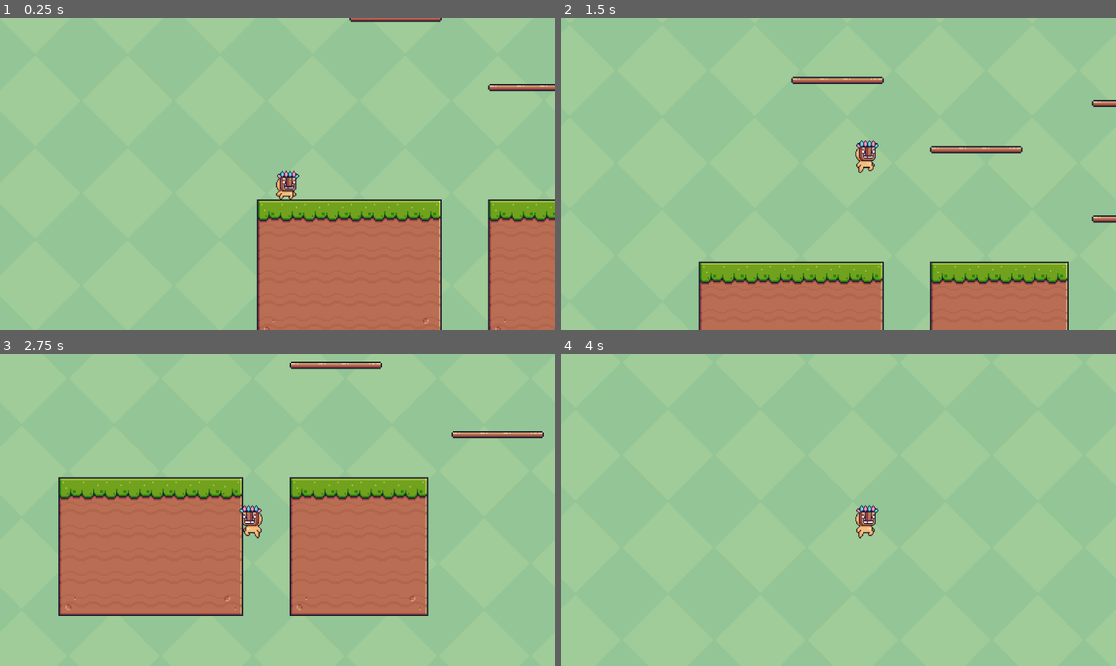
Above: before the commit, frames 1-4 (two rows, left to right).
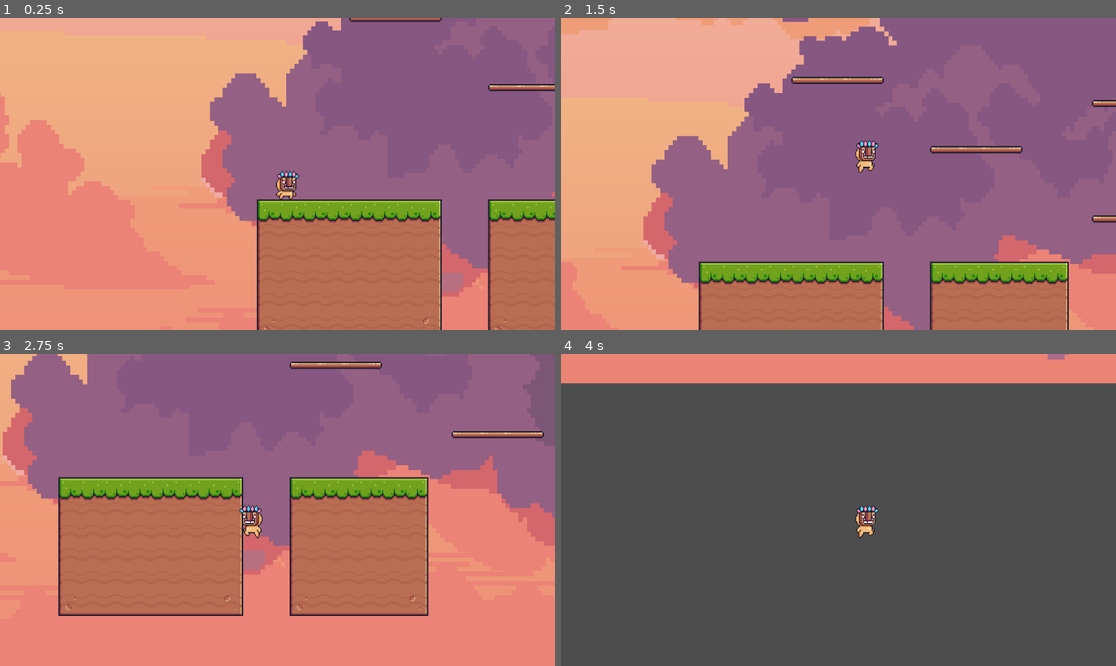
Above: after the commit, the same moments.

Repository: Dawid-Jarczok/NPG_projekt_zaliczeniowy
Game: Godot game, scene res://Scene_1.tscn
Two runs of this game, one before a commit and one after it. Both use one fixed random seed, a clock stepped at 60 frames per second and the inputs below.
Inputs:
- Up to frame 1 (0.25 s): no input
- Up to frame 2 (1.5 s): hold D (move_right) from 0.53 s (still down); tap Space (jump) at 0.77 s
- Up to frame 3 (2.75 s): tap Space (jump) at 1.52 s; release D (move_right) at 2.03 s; hold A (move_left) from 2.03 s (still down)
- Up to frame 4 (4 s): release A (move_left) at 2.78 s; hold D (move_right) from 2.78 s (still down); tap Space (jump) at 3.02, 3.77 s

The runs differ from the first frame. In frame 1, 80% of the frame differs, in the area x 0-100%, y 0-100%; in frame 2, 86%; in frame 3, 73%; in frame 4, 100%.

Commit message:
zmiana tła

Diff:
--- a/gra_projektNPG/Scene_1.tscn
+++ b/gra_projektNPG/Scene_1.tscn
@@ -1,9 +1,15 @@
-[gd_scene load_steps=42 format=3 uid="uid://cta5khhkikftn"]
-
-[ext_resource type="Texture2D" uid="uid://k8y5rpqtbru5" path="res://Background/Green.png" id="1_4kmdb"]
+[gd_scene load_steps=48 format=3 uid="uid://cta5khhkikftn"]
+
+[ext_resource type="Texture2D" uid="uid://cnsvr8oedpxtx" path="res://Background/sky/1.png" id="1_l3xtt"]
+[ext_resource type="Texture2D" uid="uid://b2j07qymh6g3o" path="res://Background/sky/2.png" id="2_66xns"]
 [ext_resource type="Texture2D" uid="uid://bn1ov4eydlbul" path="res://Terrain (16x16).png" id="2_mv8or"]
-[ext_resource type="Texture2D" uid="uid://o8a2g6ahh7k8" path="res://Background/Brown.png" id="2_sxmmx"]
+[ext_resource type="Texture2D" uid="uid://cbfh652mxixjy" path="res://Background/blue_cave/blue_L1.png" id="2_w1h0x"]
 [ext_resource type="Script" path="res://scripts/player_movement.gd" id="3_3jpsd"]
+[ext_resource type="Texture2D" uid="uid://xym4na1xictj" path="res://Background/blue_cave/blue_L2.png" id="3_87hse"]
+[ext_resource type="Texture2D" uid="uid://v3xau8fk6ih" path="res://Background/sky/3.png" id="3_wac5r"]
+[ext_resource type="Texture2D" uid="uid://d4a7b6gtg2u1m" path="res://Background/blue_cave/blue_L3.png" id="4_caw38"]
+[ext_resource type="Texture2D" uid="uid://8wg2bpj0i5io" path="res://Background/sky/4.png" id="4_trc73"]
+[ext_resource type="Texture2D" uid="uid://ddwqlhgf70mbp" path="res://Background/blue_cave/blue_L4.png" id="5_80rq6"]
 [ext_resource type="Texture2D" uid="uid://dj511m2v60foe" path="res://Idle (32x32).png" id="5_y3yg6"]
 [ext_resource type="Texture2D" uid="uid://bbcud1rmbe3et" path="res://Jump with dust_1.png" id="6_1h211"]
 [ext_resource type="Texture2D" uid="uid://dtqixuc6yyi4v" path="res://Jump (32x32).png" id="6_w0es2"]
@@ -1097,30 +1103,108 @@
 
 [node name="Node" type="Node"]
 
-[node name="Level_1" type="TextureRect" parent="."]
+[node name="Level_1_L1" type="TextureRect" parent="."]
 texture_filter = 1
 anchors_preset = 15
 anchor_right = 1.0
 anchor_bottom = 1.0
-offset_left = -844.0
-offset_top = -1693.0
-offset_right = 1289.0
-offset_bottom = -319.0
+offset_left = -654.0
+offset_top = -2028.0
+offset_right = -132.0
+offset_bottom = -1622.0
 grow_horizontal = 2
 grow_vertical = 2
 scale = Vector2(3, 3)
-texture = ExtResource("1_4kmdb")
-stretch_mode = 1
-
-[node name="Level_2" type="TextureRect" parent="."]
-texture_filter = 1
-offset_left = 2111.0
+texture = ExtResource("1_l3xtt")
+expand_mode = 1
+
+[node name="Level_1_L2" type="TextureRect" parent="."]
+texture_filter = 1
+offset_left = -682.0
+offset_top = -2072.0
+offset_right = 4368.0
+offset_bottom = 1134.0
+texture = ExtResource("2_66xns")
+
+[node name="Level_1_L3" type="TextureRect" parent="."]
+texture_filter = 1
+offset_left = -678.0
+offset_top = -2041.0
+offset_right = 4368.0
+offset_bottom = 1134.0
+texture = ExtResource("3_wac5r")
+
+[node name="Level_1_L4" type="TextureRect" parent="."]
+texture_filter = 1
+offset_left = -685.0
+offset_top = -2061.0
+offset_right = 4368.0
+offset_bottom = 1134.0
+texture = ExtResource("4_trc73")
+
+[node name="Level_2_L1" type="TextureRect" parent="."]
+texture_filter = 1
+offset_left = 3502.0
 offset_top = 287.0
-offset_right = 8513.0
-offset_bottom = 2584.0
-scale = Vector2(3, 3)
-texture = ExtResource("2_sxmmx")
-stretch_mode = 1
+offset_right = 7488.0
+offset_bottom = 1844.0
+texture = ExtResource("2_w1h0x")
+
+[node name="Level_2_L2" type="TextureRect" parent="."]
+texture_filter = 1
+offset_left = 3509.0
+offset_top = 297.0
+offset_right = 7497.0
+offset_bottom = 1855.0
+texture = ExtResource("3_87hse")
+
+[node name="Level_2_L3" type="TextureRect" parent="."]
+texture_filter = 1
+offset_left = 3500.0
+offset_top = 288.0
+offset_right = 7517.0
+offset_bottom = 1857.0
+texture = ExtResource("4_caw38")
+
+[node name="Level_2_L4" type="TextureRect" parent="."]
+texture_filter = 1
+offset_left = 3503.0
+offset_top = 296.0
+offset_right = 7522.0
+offset_bottom = 1866.0
+texture = ExtResource("5_80rq6")
+
+[node name="Level_2_L5" type="TextureRect" parent="."]
+texture_filter = 1
+offset_left = 2700.0
+offset_top = 1863.0
+offset_right = 8409.0
+offset_bottom = 4093.0
+texture = ExtResource("2_w1h0x")
+
+[node name="Level_2_L6" type="TextureRect" parent="."]
+texture_filter = 1
+offset_left = 2796.0
+offset_top = 1886.0
+offset_right = 8409.0
+offset_bottom = 4079.0
+texture = ExtResource("3_87hse")
+
+[node name="Level_2_L7" type="TextureRect" parent="."]
+texture_filter = 1
+offset_left = 2641.0
+offset_top = 1858.0
+offset_right = 8430.0
+offset_bottom = 4119.0
+texture = ExtResource("4_caw38")
+
+[node name="Level_2_L8" type="TextureRect" parent="."]
+texture_filter = 1
+offset_left = 2650.0
+offset_top = 1790.0
+offset_right = 8604.0
+offset_bottom = 4116.0
+texture = ExtResource("5_80rq6")
 
 [node name="TileMap" type="TileMap" parent="."]
 texture_filter = 1
Binary file added: gra_projektNPG/Background/blue_cave/blue_L1.png
Not shown, added: gra_projektNPG/Background/blue_cave/blue_L1.png.import
Binary file added: gra_projektNPG/Background/blue_cave/blue_L2.png
Not shown, added: gra_projektNPG/Background/blue_cave/blue_L2.png.import
Binary file added: gra_projektNPG/Background/blue_cave/blue_L3.png
Not shown, added: gra_projektNPG/Background/blue_cave/blue_L3.png.import
Binary file added: gra_projektNPG/Background/blue_cave/blue_L4.png
Not shown, added: gra_projektNPG/Background/blue_cave/blue_L4.png.import
Binary file added: gra_projektNPG/Background/sky/1.png
Not shown, added: gra_projektNPG/Background/sky/1.png.import
Binary file added: gra_projektNPG/Background/sky/2.png
Not shown, added: gra_projektNPG/Background/sky/2.png.import
(and 4 more such lines)
